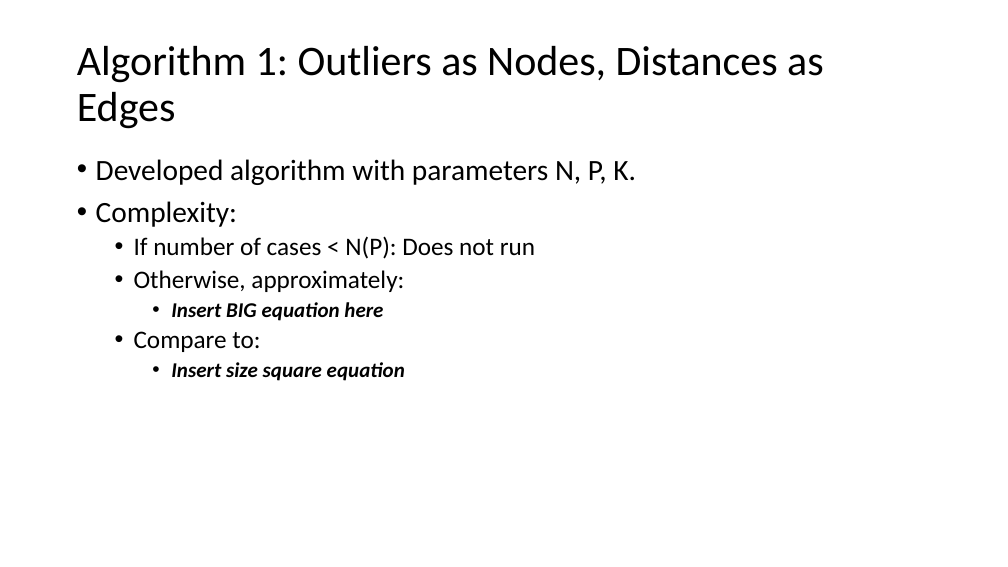
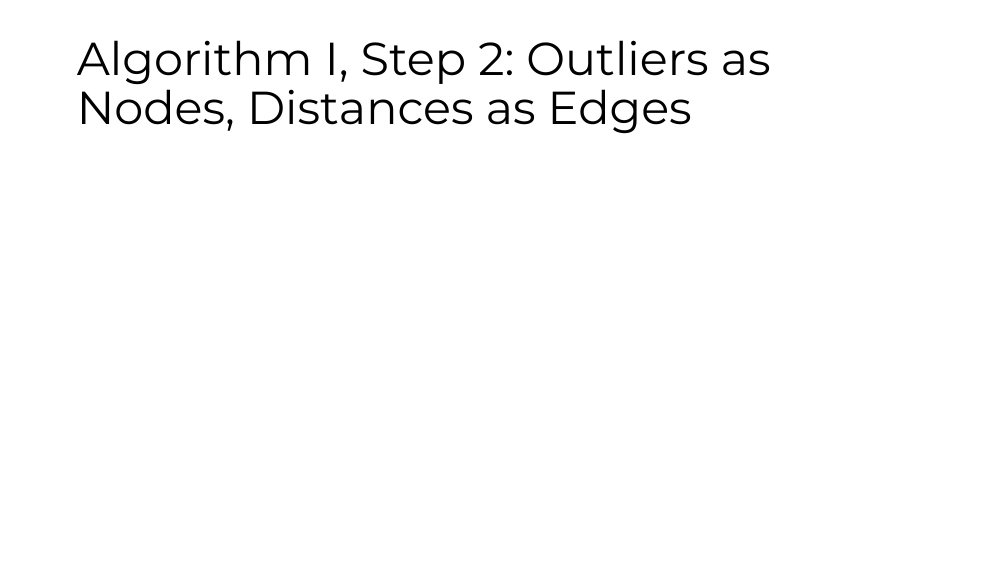
Before and after one commit to ibhojwani/seip_big_data, a slide deck: slide 9 of Presentation.pptx (slide 8 before the commit). Drawn at 1008x567 pixels with LibreOffice and Linux fonts; fonts in the diff are those of the drawing; grey boxes stand for pictures. Boxes give left, top, right and bottom in pixels: in the first picture for what was removed or moved away, otherwise in the second. Text is boxed around its words. In the diff, an @@ line names an element or a change of style, - is before the commit and + after.

```diff
--- a/Presentation.pptx
+++ b/Presentation.pptx
@@ title at <box>77,40,771,134</box>: text changed; size 40 to 44 pt; font Calibri to Montserrat @@
-Algorithm 1: Outliers as Nodes, Distances as Edges
+Algorithm I, Step 2: Outliers as Nodes, Distances as Edges
@@ text removed at <box>96,159,636,381</box> @@
-• Developed algorithm with parameters N, P, K.
-• Complexity:
-  • If number of cases < N(P): Does not run
-  • Otherwise, approximately:
-    • Insert BIG equation here
-  • Compare to:
-    • Insert size square equation
```
Also in this commit, not shown: 9 other slides changed, 5 slides added, 8 slides removed, 3 other files.
